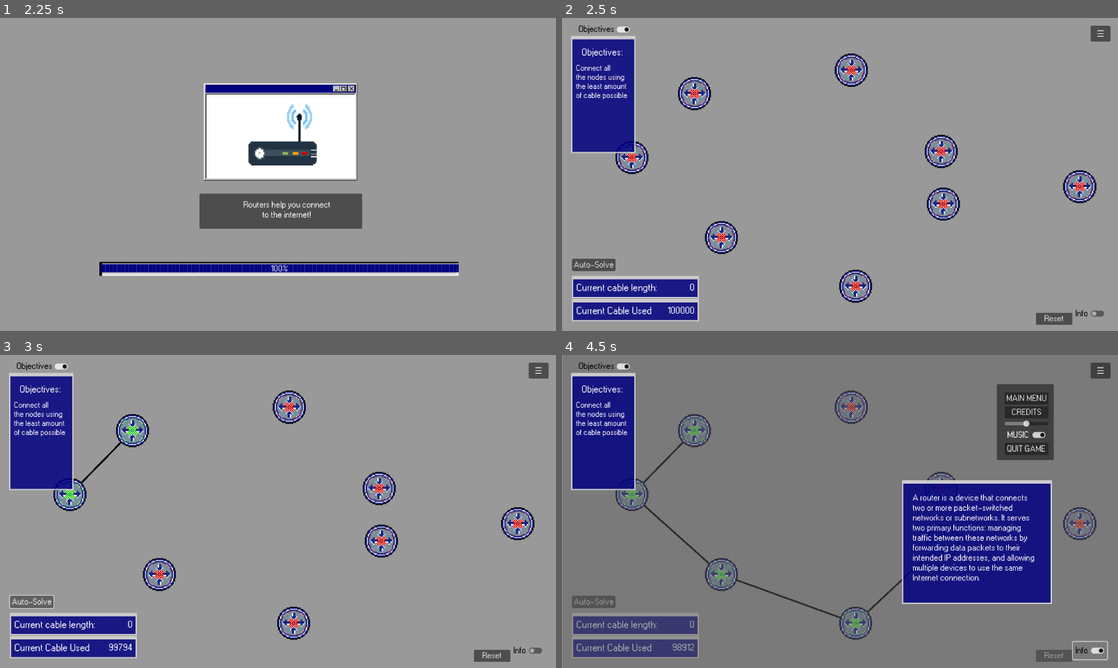
Above: before the commit, frames 1-4 (two rows, left to right).
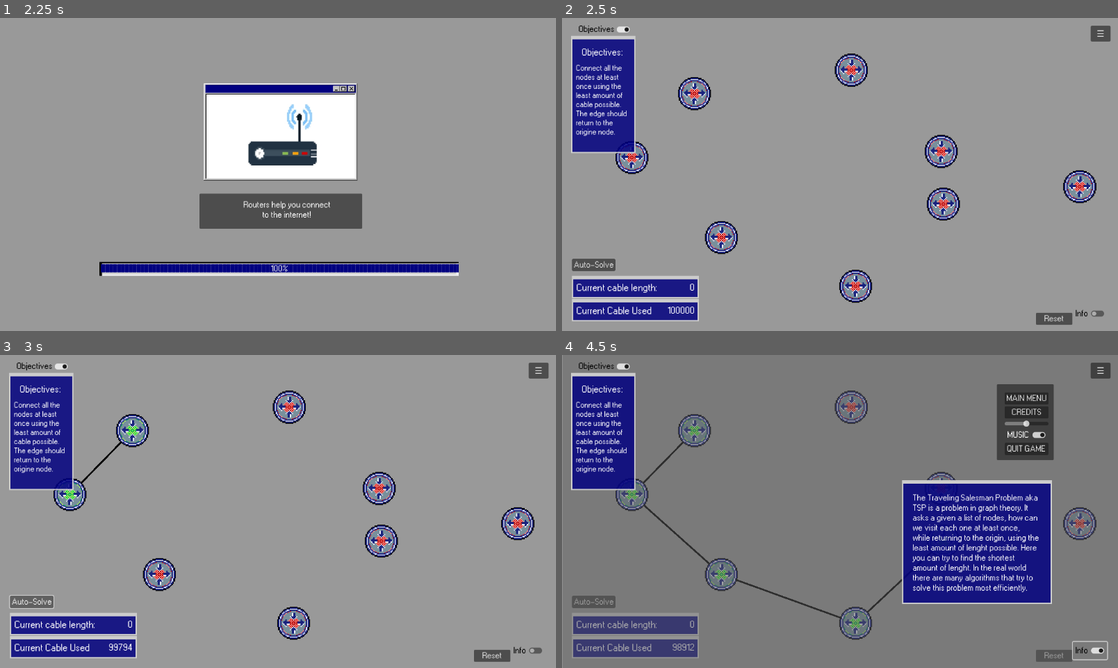
Above: after the commit, the same moments.

Repository: BcubeStudios/Netspace-Game
Game: Godot game, scene res://scenes/opening.tscn
Same seed, same stepped clock (60 frames per second), same inputs: the game is played once before the commit and once after it.
Inputs (mouse positions are in pixels of both pictures, inside the frame that each line leads up to):
- Up to frame 1 (2.25 s): click "START GAME" at 0.5 s; move the mouse to (400, 158) at 1.27 s; click (400, 158) at 1.42 s; move the mouse to (166, 190) at 2.02 s; click (166, 190) at 2.17 s
- Up to frame 2 (2.5 s): no input
- Up to frame 3 (3 s): click "Auto-Solve" at 2.75 s
- Up to frame 4 (4.5 s): click "☰" at 3.5 s; click "Info" at 4.25 s

Frame 1 is identical in both runs. In frame 2, 0.6% of the frame differs, in the area x 2-12%, y 14-38%; in frame 3, 0.6%; in frame 4, 3.0%, in the area x 2-86%, y 14-76%.

Commit message:
added explanation text

Diff:
--- a/GodotWorkspace/scenes/hud.tscn
+++ b/GodotWorkspace/scenes/hud.tscn
@@ -128,6 +128,7 @@
 Be wary of the
 Cable length
 left!"
+autowrap_mode = 3
 
 [connection signal="pressed" from="settingButton" to="." method="_on_setting_button_pressed"]
 [connection signal="toggled" from="infoToggle" to="." method="_on_info_toggle_toggled"]
--- a/GodotWorkspace/scripts/tsp_level.gd
+++ b/GodotWorkspace/scripts/tsp_level.gd
@@ -6,10 +6,11 @@
 func _ready():
 	var dir = $gamePanel/Director
 	dir.max_phedge = 1000
-	$HUD/objectivesPanel/objectivesLabel.text = "Connect all
-	the nodes using
-	the least amount
-	of cable possible"
+
+
+
+	$HUD/infoPanel/infoLabel.text = "The Traveling Salesman Problem aka TSP is a problem in graph theory. It asks a given a list of nodes, how can we visit each one at least once, while returning to the origin, using the least amount of lenght possible. Here you can try to find the shortest amount of lenght. In the real world there are many algorithms that try to solve this problem most efficiently."
+	$HUD/objectivesPanel/objectivesLabel.text = "Connect all the nodes at least once using the least amount of cable possible. The edge should return to the origine node."
 	$gamePanel/cablePanel/cable_Label.text = "Current Cable Used"
 	$gamePanel/cablePanel/length_Label.text = str(int($gamePanel/Director.length_left - max_phedge))
 
